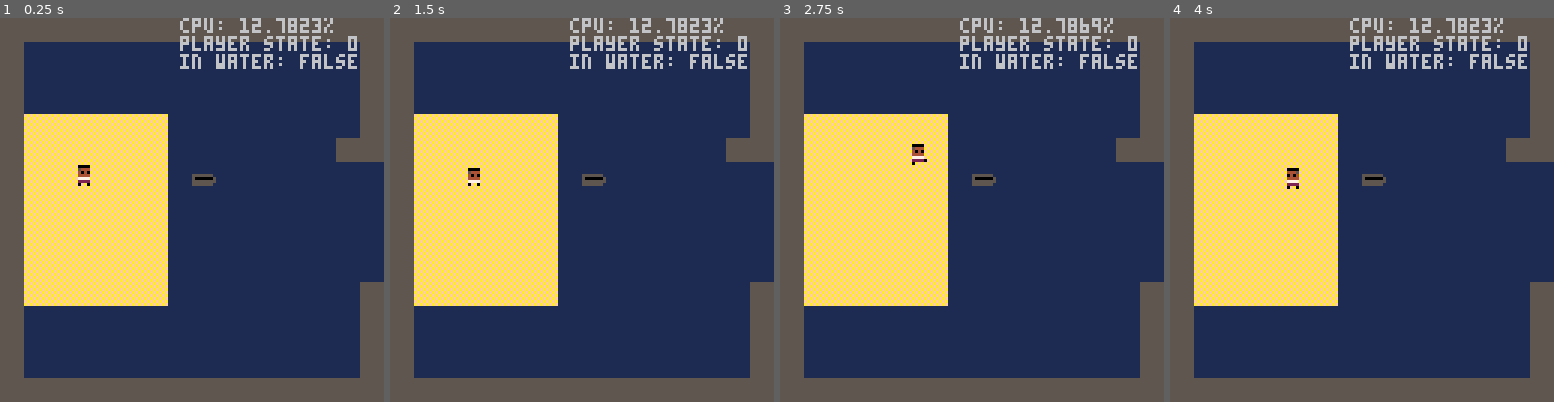
Above: before the commit, frames 1-4 (left to right).
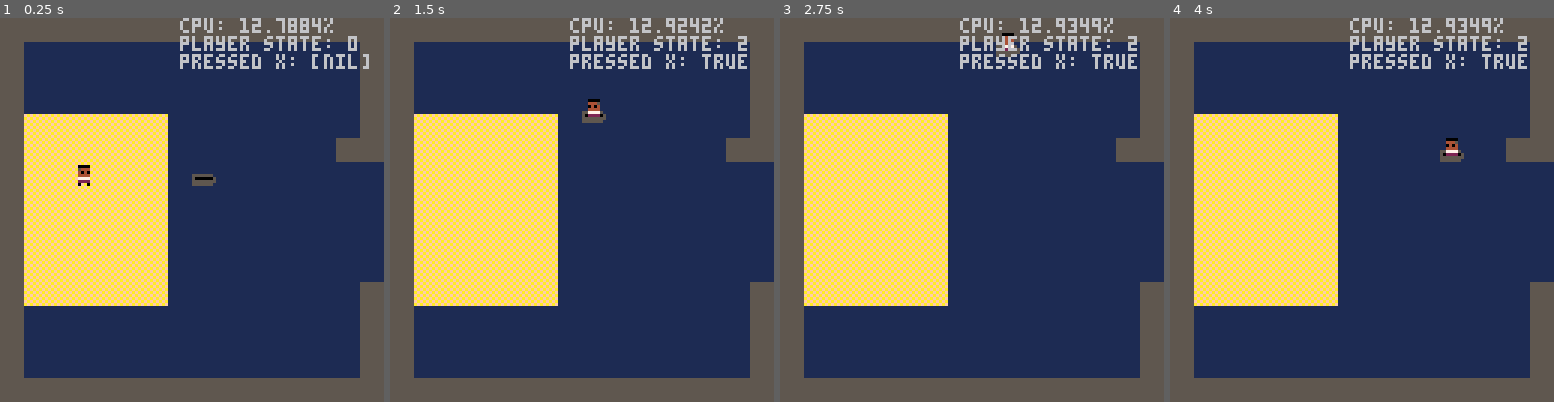
Above: after the commit, the same moments.

Repository: frojo/pico8
Game: PICO-8 cartridge carts/adventure.p8
Same seed, same stepped clock (60 frames per second), same inputs: the game is played once before the commit and once after it.
Inputs:
- Up to frame 1 (0.25 s): no input
- Up to frame 2 (1.5 s): tap X (X key) at 0.33, 1.07 s; tap O (Z key) at 0.7 s
- Up to frame 3 (2.75 s): hold Right 1.6-2.1 s; tap O (Z key) at 1.7, 2.1, 2.5 s; tap X (X key) at 1.85 s; hold Up 2.15-2.42 s; hold Right from 2.47 s (still down)
- Up to frame 4 (4 s): tap O (Z key) at 2.9, 3.3, 3.7 s; tap X (X key) at 2.97 s; release Right at 3.03 s; hold Left 3.08-3.58 s; hold Down 3.63-3.97 s

The runs differ from the first frame. In frame 1, 0.7% of the frame differs, in the area x 46-97%, y 0-14%; in frame 2, 1.3%; in frame 3, 1.2%; in frame 4, 1.4%, in the area x 30-93%, y 0-45%.

Commit message:
player can hop into rowboat (from anywhere)

Diff:
--- a/carts/adventure.p8
+++ b/carts/adventure.p8
@@ -69,14 +69,14 @@
 		draw_player(player)
 	end
 
-	draw_rowboat(boat)
+	if (not boat.hidden) draw_rowboat(boat)
 
 
 	if debug then
 		print("               cpu: "..tostr(stat(1)*100).."%")
 		-- print("               sprite idx: "..tostr(curr_sprite_idx))
 		print("               player state: "..tostr(players[1].state))
-		print("               in water: "..tostr(in_water))
+		print("               pressed x: "..tostr(pressed_x))
 		-- print("               cellx: "..tostr(cellx))
 		-- print("               celly: "..tostr(celly))
 		-- print("               player x: "..tostr(players[1].x))
@@ -90,7 +90,7 @@
 	local player = {}
 	player.num = num
 
-	-- 0 = pedestrian, 1 = swimming, 2 = rowing, 3 = sailing
+	-- player states: 0 = pedestrian, 1 = swimming, 2 = rowing, 3 = sailing
 	player.state = 0
 
 	if (num == 1) player.color = 4 -- brown
@@ -128,17 +128,27 @@
 		-- check if in water
 		local cellx, celly = world_to_map_cell(player.x, player.y)
 		if fget(mget(cellx, celly), water_sf) then
-			in_water = true
 			player.state = 1
 		else
-			in_water = false
 			player.state = 0
+		end
+
+		-- pressing x let's the player hop into the boat
+		if btnp(5, pnum) then
+			pressed_x = true
+			-- todo: check that is close enough to rowboat
+			player.x = boat.x
+			player.y = boat.y
+			player.state = 2
+			boat.hidden = true
+			-- i like the idea of momentum carrying over
 		end
 	end
 
 
 	rotate_player(player)
 	move_player(player)
+
 end
 
 function move_player(player)
@@ -344,12 +354,21 @@
 	palt()
 end
 
+function draw_player_rowing(player)
+	-- player swim sprite is drawn on lblue bg
+	palt(0, false)
+	palt(12, true)
+	spr(52, player.x, player.y, 1, 1, not player.facing_right)
+	palt()
+end
 
 function draw_player(player)
 	if player.state == 0 then
 		draw_player_pedestrian(player)
 	elseif player.state == 1 then
 		draw_player_swimming(player)
+	elseif player.state == 2 then
+		draw_player_rowing(player)
 	-- player is sailing
 	elseif player.state == 3 then
 		-- the boat sprites just happen to be in the beginning of
@@ -411,6 +430,8 @@
 	boat = {}
 	boat.x = x
 	boat.y = y
+	-- for when player is in boat so we don't want to draw it
+	boat.hidden = false
 	return boat
 end
 
